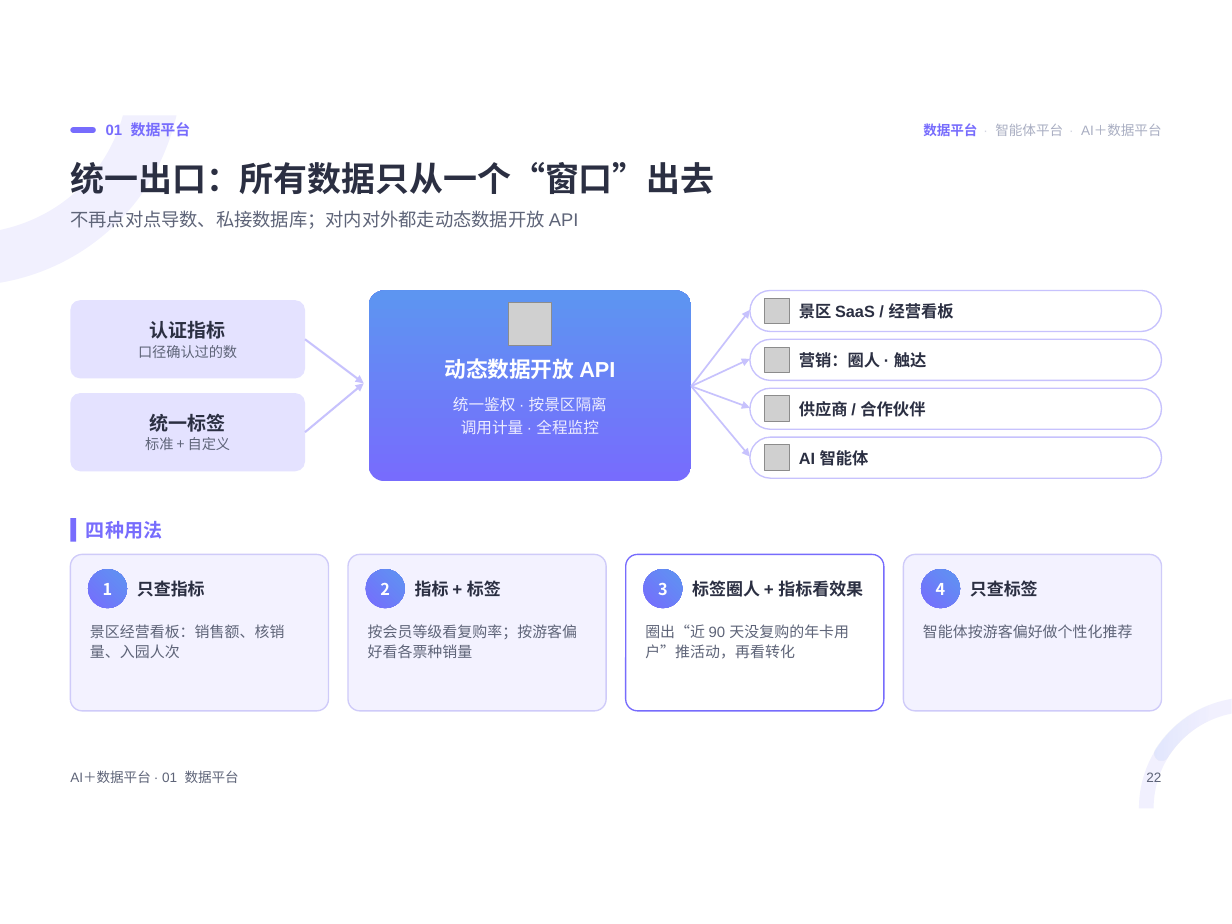
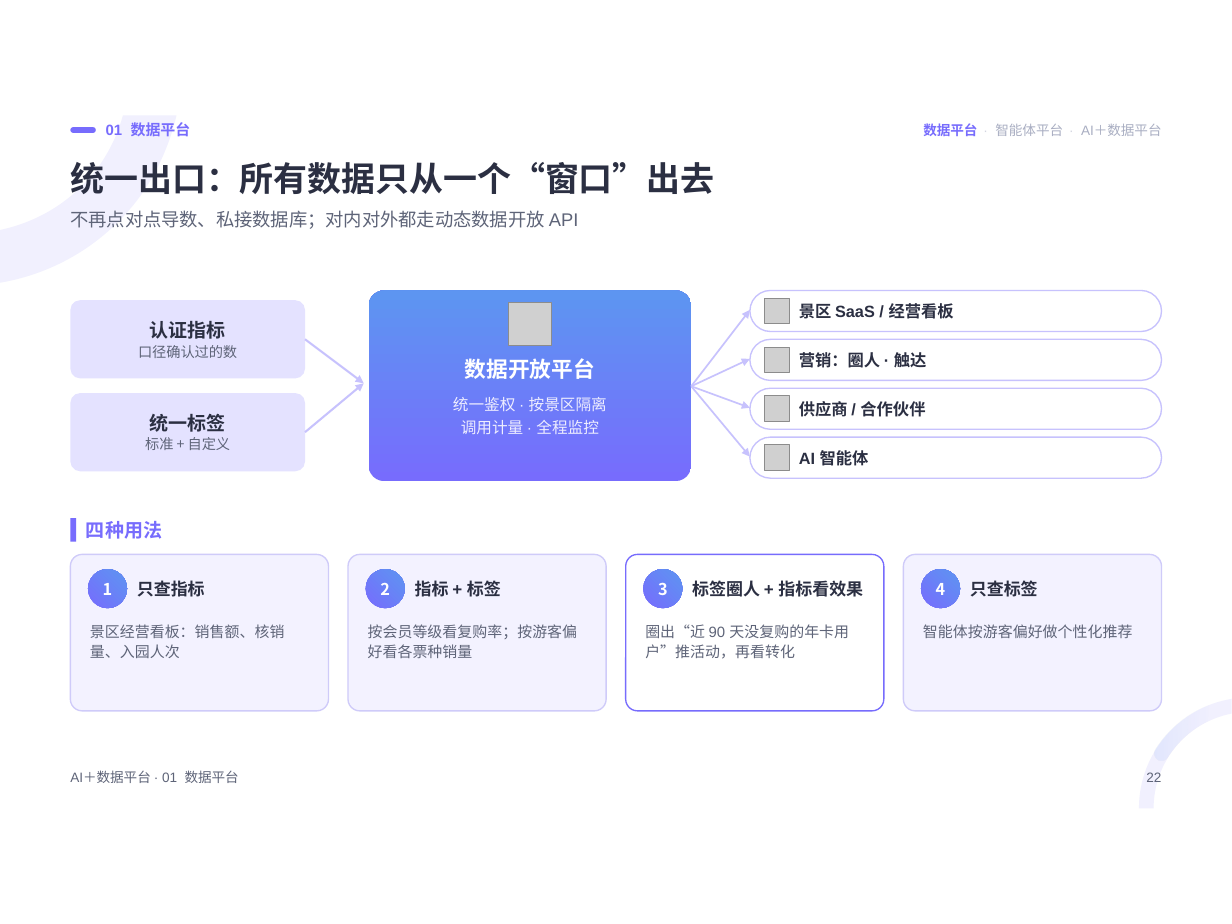
Before and after one commit to keanying/relevance, a slide deck: slide 22 of AI＋数据平台_老板汇报.pptx. Drawn at 1232x924 pixels with LibreOffice and Linux fonts; fonts in the diff are those of the drawing; grey boxes stand for pictures. Boxes give left, top, right and bottom in pixels: in the first picture for what was removed or moved away, otherwise in the second. Text is boxed around its words. In the diff, an @@ line names an element or a change of style, - is before the commit and + after.

```diff
--- a/AI＋数据平台_老板汇报.pptx
+++ b/AI＋数据平台_老板汇报.pptx
@@ text at box(465, 358, 595, 379): text changed @@
-动态数据开放 API
+数据开放平台
```
Also in this commit, not shown: 6 other slides changed.
